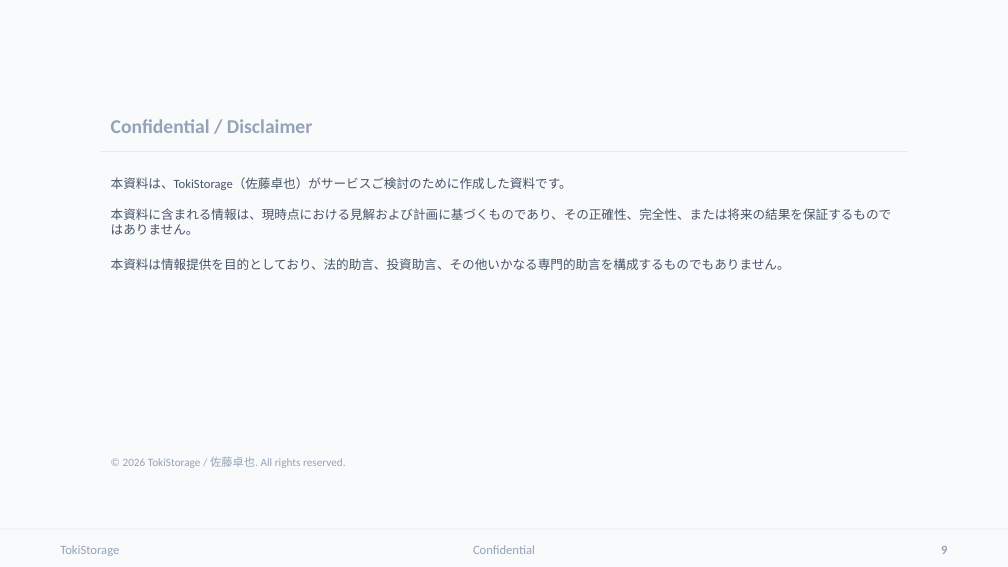
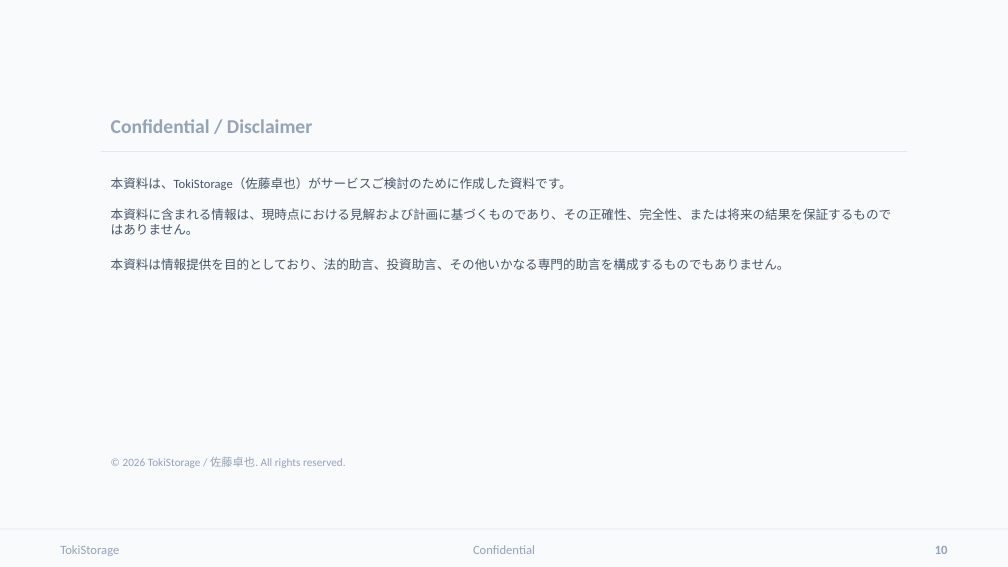
Before and after one commit to tokistorage/lp, a slide deck: slide 10 of tokistorage-client-deck.pptx (slide 9 before the commit). Drawn at 1008x567 pixels with LibreOffice and Linux fonts; fonts in the diff are those of the drawing. Boxes give left, top, right and bottom in pixels: in the first picture for what was removed or moved away, otherwise in the second. Text is boxed around its words. In the diff, an @@ line names an element or a change of style, - is before the commit and + after.

```diff
--- a/tokistorage-client-deck.pptx
+++ b/tokistorage-client-deck.pptx
@@ text at [935,546,948,554]: text changed @@
-9
+10
```
Also in this commit, not shown: 5 other slides changed, 1 slide added, 14 other files.
